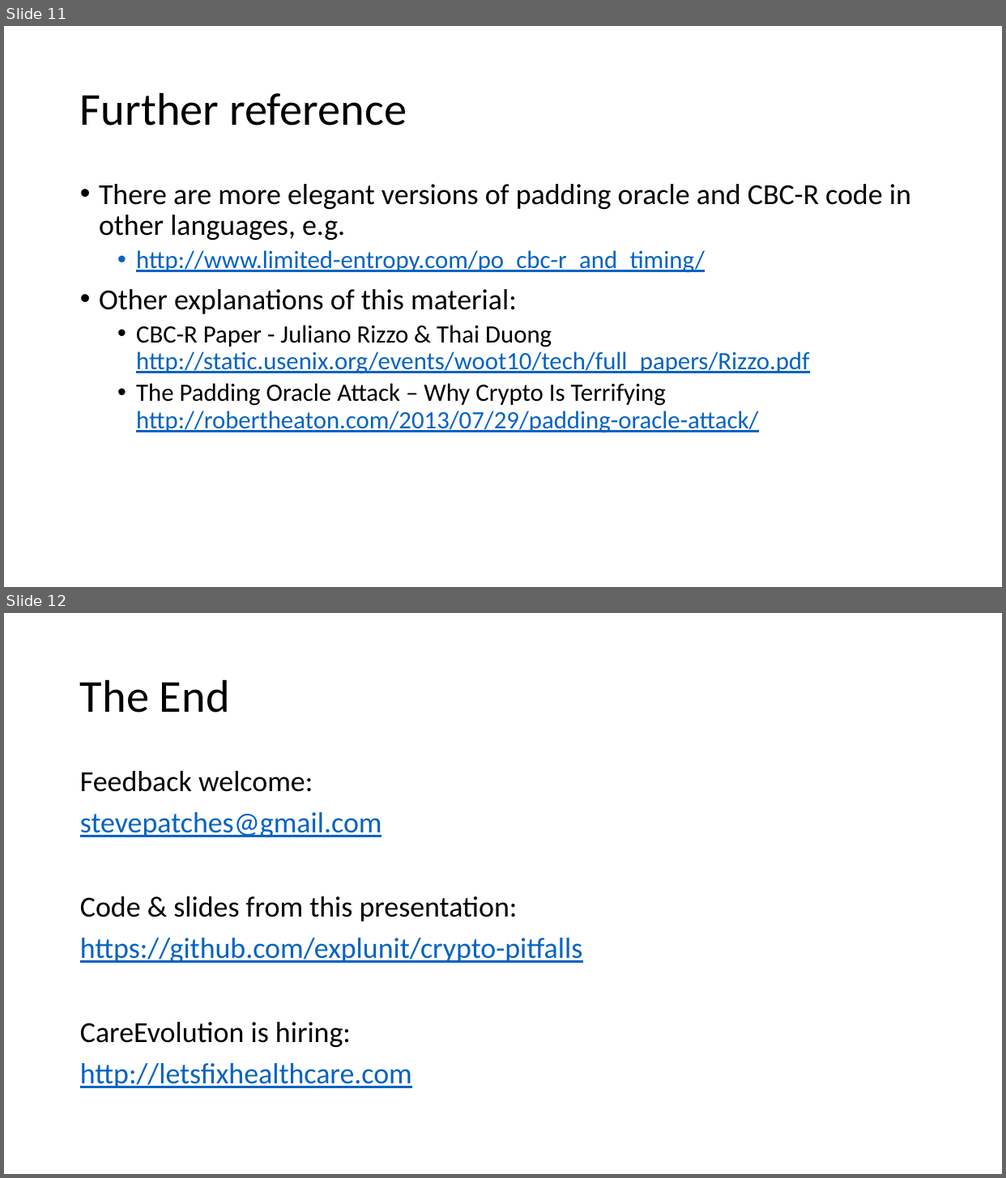
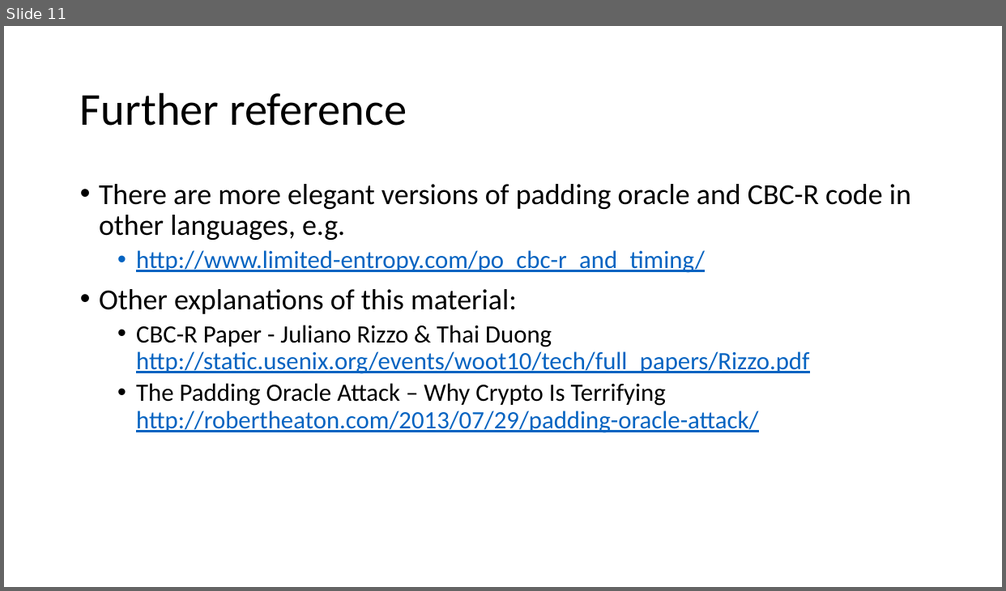
Before and after one commit to explunit/crypto-pitfalls, a slide deck: Presentation/Crypto-Pitfalls.pptx. Shown one above the other, each under a label of ours: slides 11 and 12 before the commit, slide 11 after it. The pictures are 1006x1178 and 1006x591 pixels, drawn with LibreOffice and Linux fonts; fonts in the diff are those of the drawing. Boxes give left, top, right and bottom in pixels: in the first picture for what was removed or moved away, otherwise in the second. Text is boxed around its words. In the diff, an @@ line names an element or a change of style, - is before the commit and + after.

```diff
--- a/Presentation/Crypto-Pitfalls.pptx
+++ b/Presentation/Crypto-Pitfalls.pptx
@@ slide 12 removed at box(4, 613, 1002, 1174), background #FFFFFF @@
@@ title removed at box(80, 679, 230, 713) @@
-The End
@@ text removed at box(80, 771, 582, 1088) @@
-Feedback welcome:
-stevepatches@gmail.com
-Code & slides from this presentation:
-https://github.com/explunit/crypto-pitfalls
-CareEvolution is hiring:
-http://letsfixhealthcare.com
```
Also in this commit, not shown: 1 other file.
